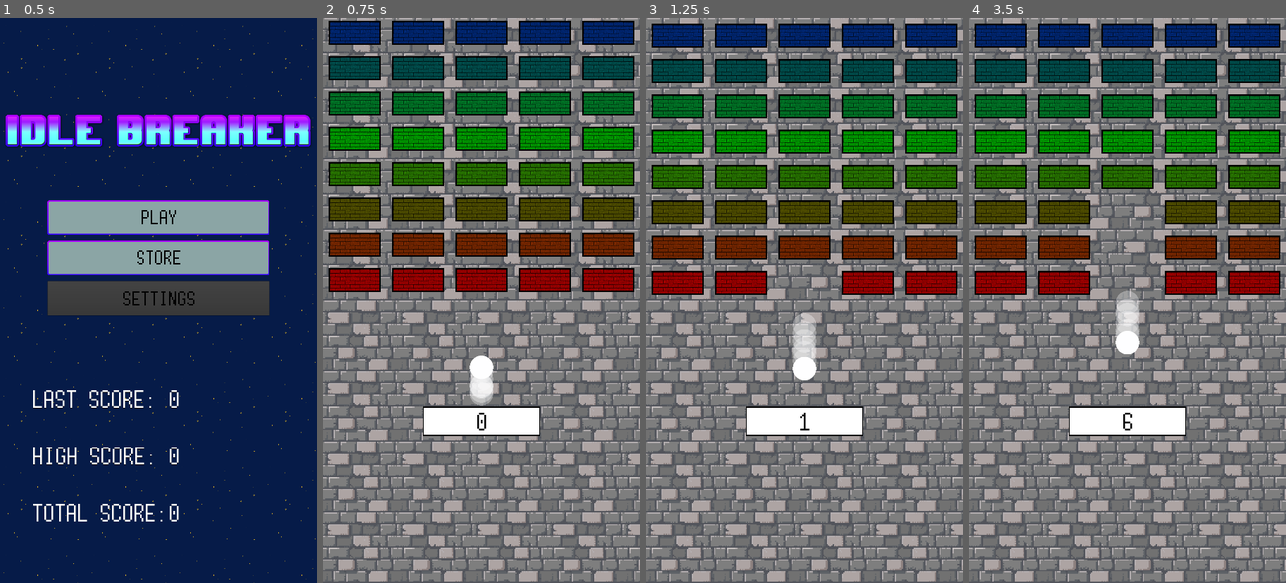
Above: before the commit, frames 1-4 (left to right).
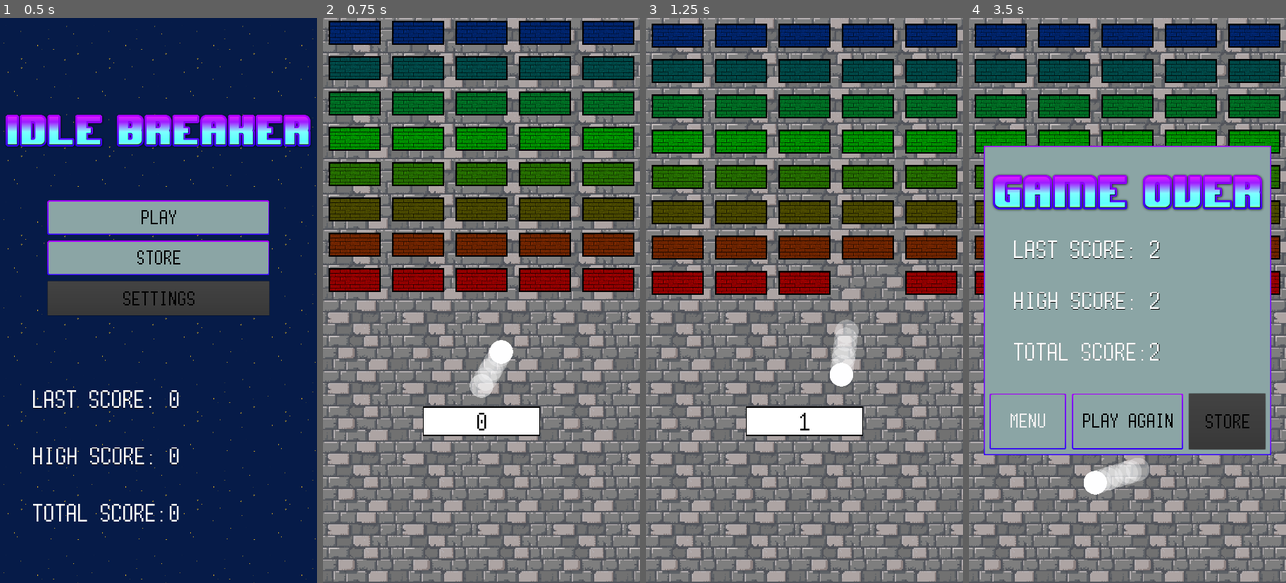
Above: after the commit, the same moments.

Repository: Thallium204/Breakout
Game: Godot game, scene res://Scenes/Menu.tscn
Two runs of this game, one before a commit and one after it. Both use one fixed random seed, a clock stepped at 60 frames per second and the inputs below. Sound files missing from this copy of the repository are replaced by a short silence.
Inputs (mouse positions are in pixels of both pictures, inside the frame that each line leads up to):
- Up to frame 1 (0.5 s): no input
- Up to frame 2 (0.75 s): click "Play" at 0.5 s
- Up to frame 3 (1.25 s): no input
- Up to frame 4 (3.5 s): move the mouse to (1197, 272) at 1.27 s; move the mouse to (1064, 328) at 2.02 s; move the mouse to (1159, 176) at 2.77 s

Frame 1 is identical in both runs. In frame 2, 0.8% of the frame differs, in the area x 46-60%, y 57-69%; in frame 3, 3.0%; in frame 4, 50%, in the area x 4-96%, y 22-85%.

Commit message:
added random inital vector for the ball

Diff:
--- a/Scripts/objBall.gd
+++ b/Scripts/objBall.gd
@@ -8,8 +8,9 @@
 var ballDamage = 1
 var overKill = 3.5
 
+
 func _ready():
-	direVec = Vector2(0, 1)
+	direVec = Vector2(rand_range(-1, 1), rand_range(-0.3, -1)).normalized()
 
 func correctAngle():
 	var angle = abs(direVec.angle())
